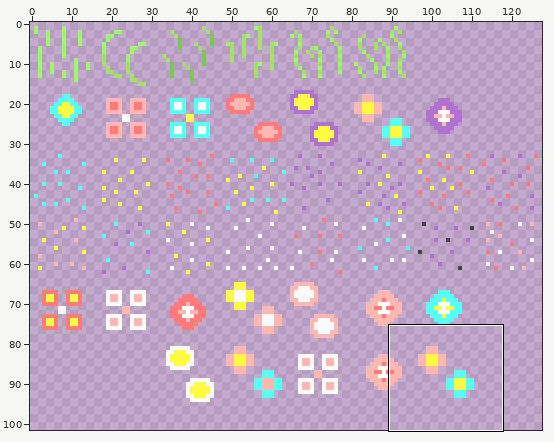
Two versions of one sprite sheet, assets/sprites/test_grass_sheet.png. The picture above shows the old version from afar; the outline marks the close-up.
Close-up. Old version:
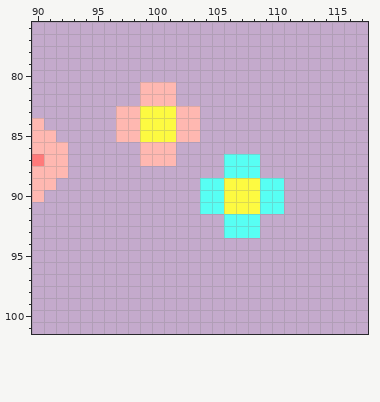
The file is 128x128 pixels. Shown: x 90..117, y 76..101. The wide view leaves out empty margins. The commit also changed other parts of the picture, which this record leaves out.
And afterwards:
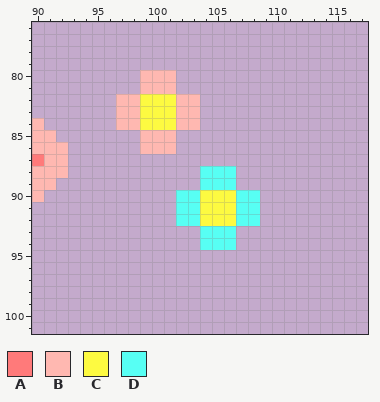
Palette (. is transparent): A #ff7a7a  B #ffb8b1  C #fdfa41  D #57fff4
The edit:
@@ x 95..112 @@
  79 ..................
- 80 ..................
+ 80 ....BBB...........
  81 ....BBB...........
- 82 ....BBB...........
+ 82 ..BBCCCBB.........
  83 ..BBCCCBB.........
  84 ..BBCCCBB.........
- 85 ..BBCCCBB.........
+ 85 ....BBB...........
  86 ....BBB...........
- 87 ....BBB....DDD....
- 88 ...........DDD....
- 89 .........DDCCCDD..
- 90 .........DDCCCDD..
- 91 .........DDCCCDD..
- 92 ...........DDD....
- 93 ...........DDD....
- 94 ..................
+ 87 ..................
+ 88 .........DDD......
+ 89 .........DDD......
+ 90 .......DDCCCDD....
+ 91 .......DDCCCDD....
+ 92 .......DDCCCDD....
+ 93 .........DDD......
+ 94 .........DDD......
  95 ..................
Boxes around the changes in both close-ups, in picture pixels (x1, y1, x2, y2):
changed: (116, 70, 284, 250)
